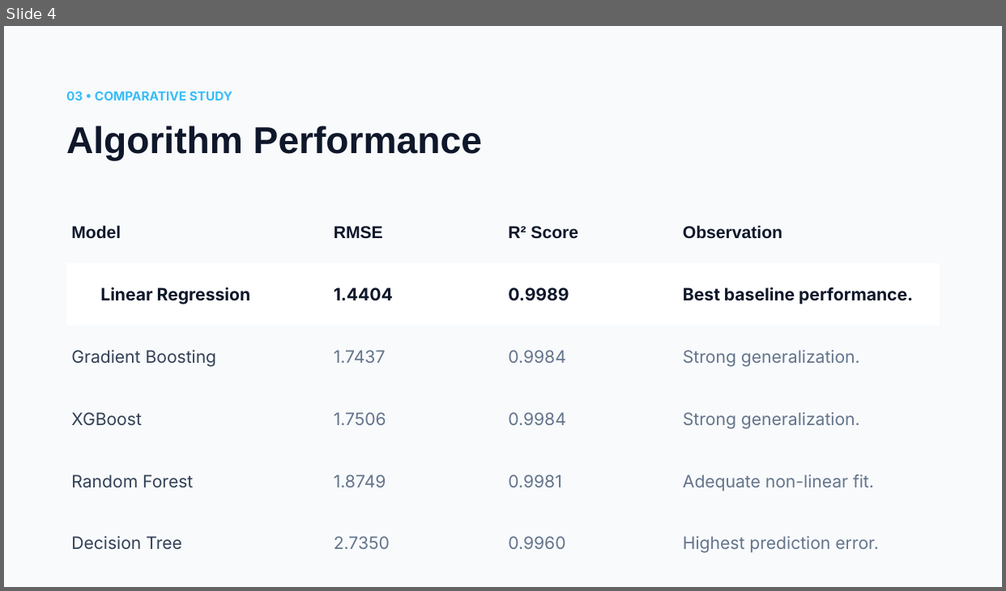
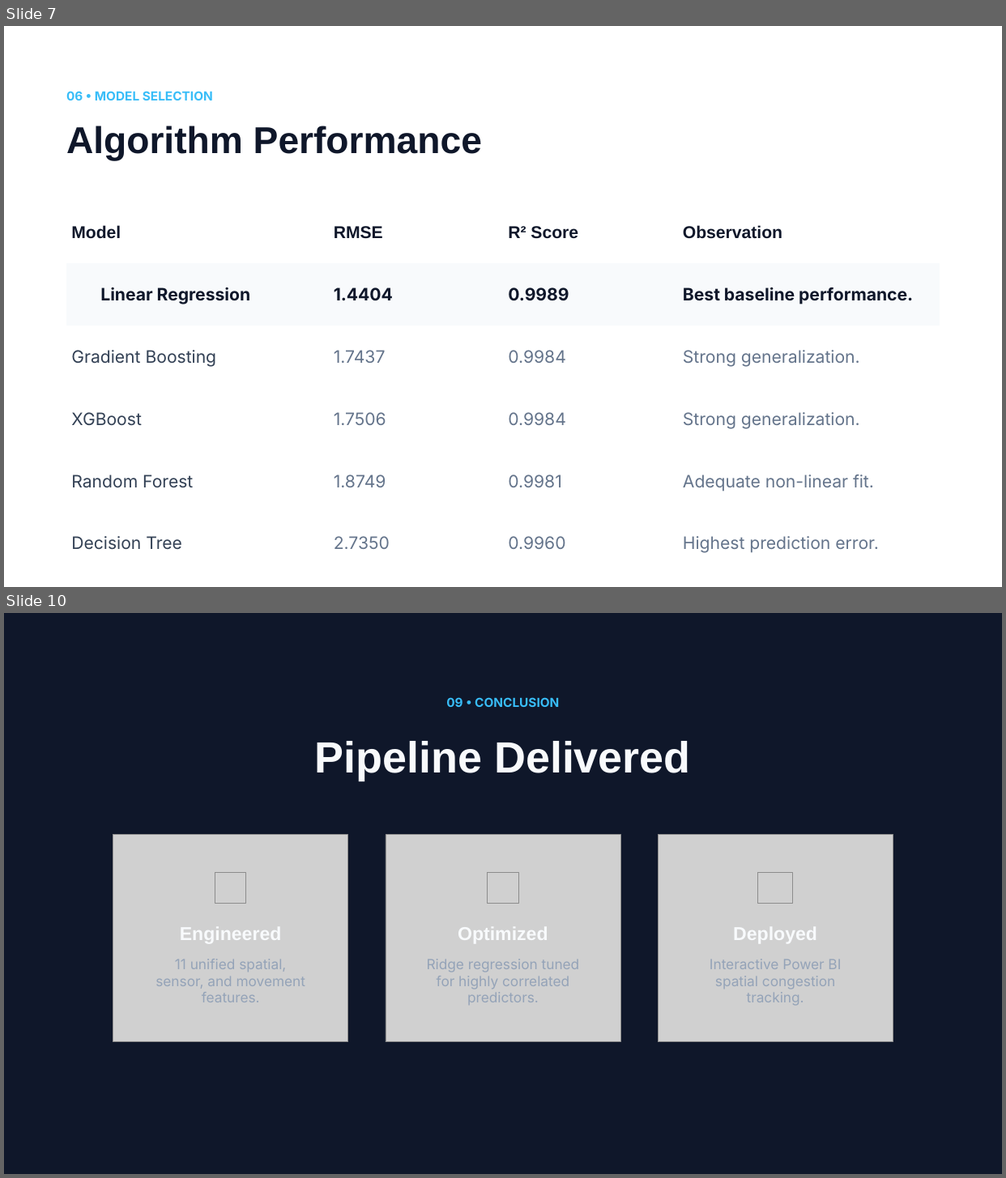
Before and after one commit to vkvinodhkumar/Crowd_optimization, a slide deck: Project/notebooks/Crowd Density Prediction.pptx. Shown one above the other, each under a label of ours: slide 4 before the commit, slides 7 and 10 after it; the slides between them are not shown. The pictures are 1006x591 and 1006x1178 pixels, drawn with LibreOffice and Linux fonts; fonts in the diff are those of the drawing; grey boxes stand for pictures; background and template pictures are left out. Boxes give left, top, right and bottom in pixels: in the first picture for what was removed or moved away, otherwise in the second. Text is boxed around its words. In the diff, an @@ line names an element or a change of style, - is before the commit and + after.

```diff
--- a/Project/notebooks/Crowd Density Prediction.pptx
+++ b/Project/notebooks/Crowd Density Prediction.pptx
@@ slide 10 added at [4, 613, 1002, 1174], background #0F172A @@
@@ text added at [446, 697, 559, 707], 12 pt, text #38BDF8, bold @@
+09 • CONCLUSION
@@ text added at [315, 741, 691, 781], 42 pt, text #F8FAFC, bold @@
+Pipeline Delivered
@@ picture added at [113, 835, 348, 1042] @@
@@ picture added at [386, 835, 621, 1042] @@
@@ picture added at [658, 835, 893, 1042] @@
@@ picture added at [215, 872, 246, 904] @@
@@ picture added at [488, 872, 519, 904] @@
@@ picture added at [758, 872, 793, 904] @@
@@ text added at [180, 927, 282, 943], 18 pt, text #F8FAFC, bold @@
+Engineered
@@ text added at [458, 927, 548, 943], 18 pt, text #F8FAFC, bold @@
+Optimized
@@ text added at [733, 927, 817, 943], 18 pt, text #F8FAFC, bold @@
+Deployed
@@ text added at [155, 959, 306, 1003], 13.5 pt, text #94A3B8 @@
+11 unified spatial, sensor, and movement features.
@@ text added at [427, 959, 580, 1005], 13.5 pt, text #94A3B8 @@
+Ridge regression tuned for highly correlated predictors.
@@ text added at [710, 959, 841, 1006], 13.5 pt, text #94A3B8 @@
+Interactive Power BI spatial congestion tracking.
@@ what was slide 4 is now slide 7 @@
@@ slide 7 changed as well @@
@@ background #F8FAFC to #FFFFFF @@
@@ text at [66, 91, 213, 101]: text changed @@
-03 • COMPARATIVE STUDY
+06 • MODEL SELECTION
```
Also in this commit, not shown: 2 other slides changed, 6 other slides added, 2 slides removed.
